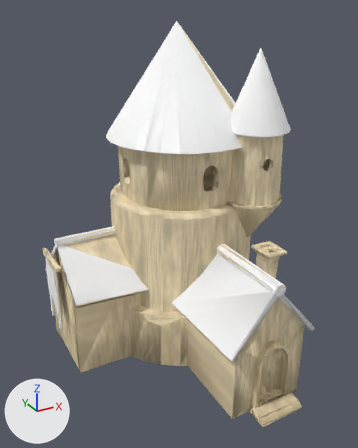
One commit to the Blender file art/game/assets/3d/castle/source.blend: the scene before it, then after it.
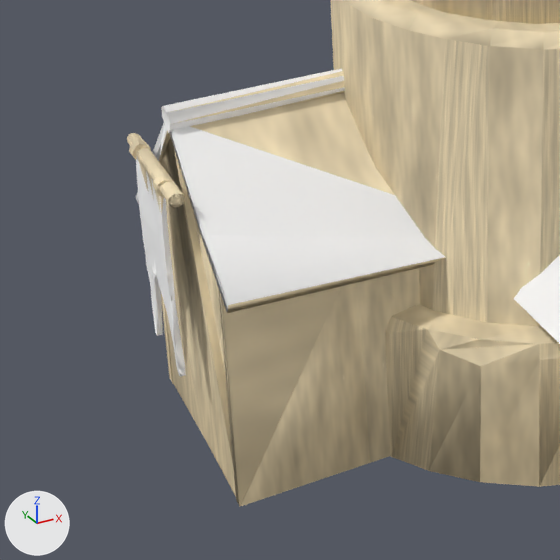
The first picture shows the older version from a 50 mm lens placed at (-2.28, -4.17, 3.65), pointed at (-0.03, -0.06, 1.6). The close-ups show the older and then the newer version on the part from 0% to 52% of the width and 45% to 87% of the height of that picture. Only the edits that show in the close-ups are written down. Every picture has the same lights, and +X, +Y and +Z are marked at lower left.

Objects in the first close-up: 'castle'.
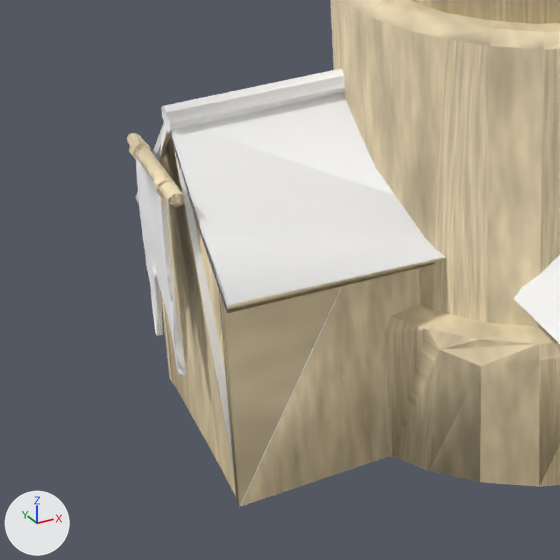
Location of each change, [x1, y1, x2, y2] in pixels of the close-ups (560 x 560 px):
part 1 of me_castle, recoloured (beige to white): [185, 71, 394, 195] in both
part 2 of me_castle, recoloured: [136, 152, 160, 210] in both
part 3 of me_castle, recoloured: [175, 153, 342, 505] in both

Patch to the scene script:
```diff
--- a/art/game/assets/3d/castle/source.blend.py
+++ b/art/game/assets/3d/castle/source.blend.py
@@ me_castle @@
 me_castle.from_pydata(...)  # 4109 vertices, 3121 faces; spans x -1.26..1.26, y -1.45..1.45, z 0.0..3.52
 # used by ob_castle; location = (0.0, 0.0, 0.0)
+# me_castle part 1: 24 of the faces centred in x -0.8..-0.02, y 0.27..1.11, z 0.77..1.43 switch from mat_mesh_0_stone (picture img_mesh_0_stone_tex) to mat_team (white #ffffff)
+# me_castle part 2: 14 of the faces centred in x -1.24..-1.22, y 0.43..0.72, z 0.78..1.17 switch from mat_mesh_0_stone (picture img_mesh_0_stone_tex) to mat_team (white #ffffff)
+# me_castle part 3: 1 of the faces centred in x -0.98, y 0.27, z 0.75 switch from mat_mesh_0_stone (picture img_mesh_0_stone_tex) to mat_team (white #ffffff)
```
